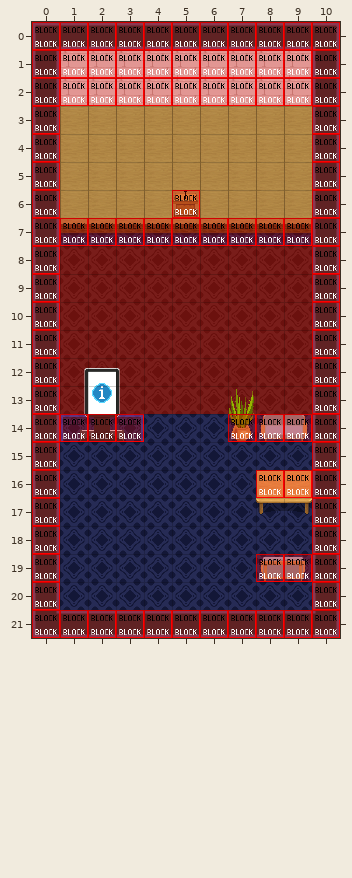
An edit to a level. Tiled map (JSON), maps/lobby.tmj. The picture above is the old version.
Cells are 32x32 px. Shown: x 0..10, y 0..21.
And afterwards:
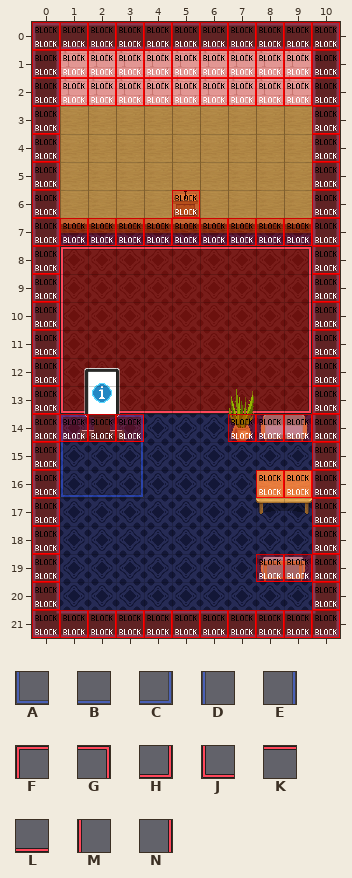
Key: from "WA_User_Interface": A 62, B 63, C 64, D 206, E 207, F 239, G 240, H 241, J 242, K 243, L 244, M 245, N 246.
_ is an empty cell.
Tiles of an added or newly shown layer are drawn over the layers below it.
Changes in this commit:
Changed rows in their new state; . is an unchanged cell.
Layer "delimitations" (added):
first column x 1:
 8 FKKKKKKKG
 9 M.......N
10 M.......N
11 M.......N
12 M.......N
13 J.LLLLLLH
15 D.E......
16 ABC......
Changed places in both pictures, as pixel boxes (x1, y1, x2, y2):
added: (60, 246, 312, 414)
added: (60, 442, 144, 498)
